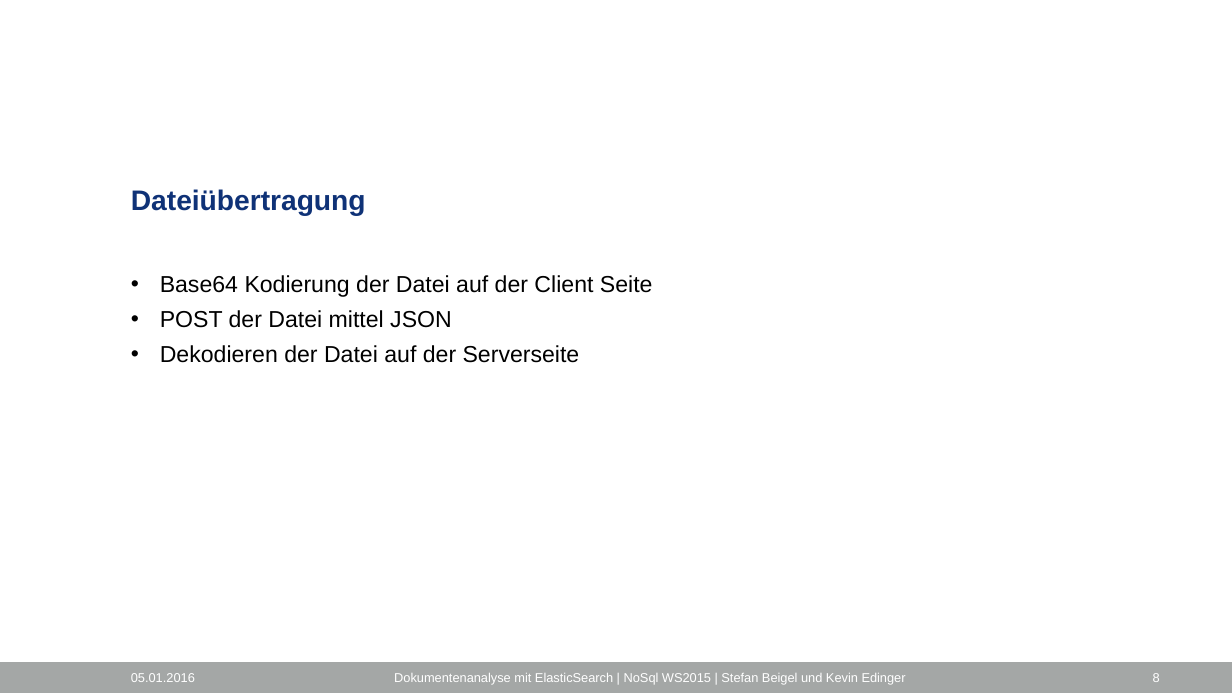
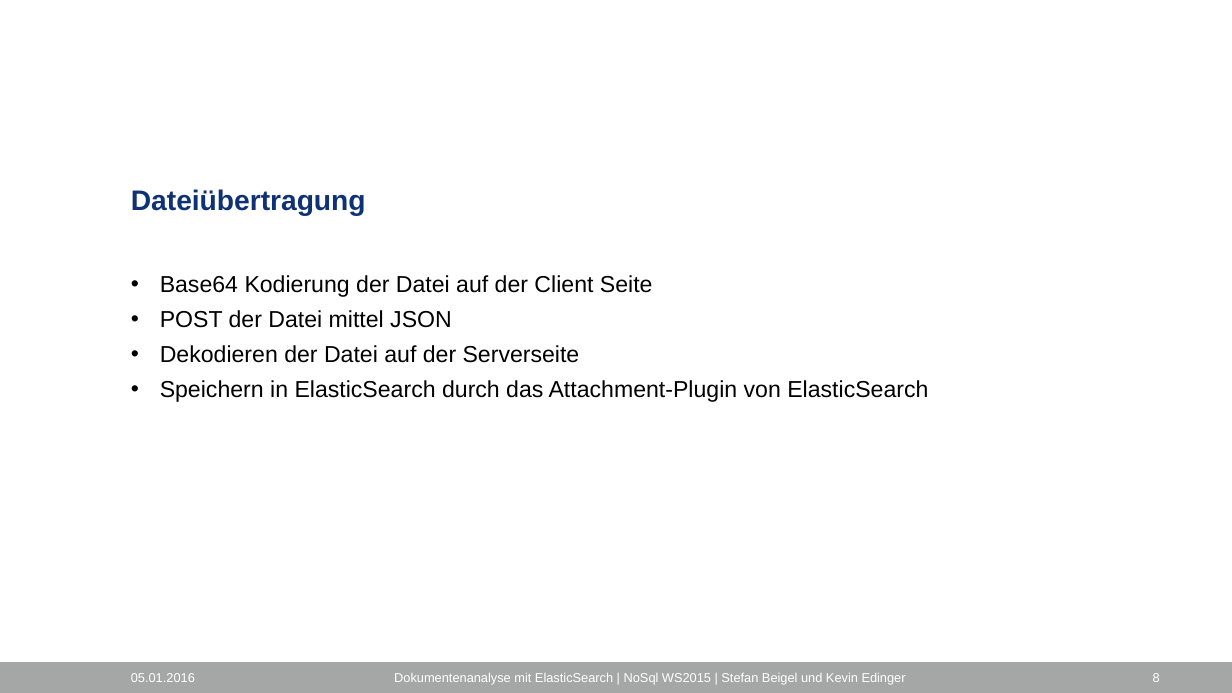
Before and after one commit to stefan0001/hochschule_nosql, a slide deck: slide 8 of presentation.pptx. Drawn at 1232x693 pixels with LibreOffice and Linux fonts; fonts in the diff are those of the drawing; background and template pictures are left out. Boxes give left, top, right and bottom in pixels: in the first picture for what was removed or moved away, otherwise in the second. Text is boxed around its words. In the diff, an @@ line names an element or a change of style, - is before the commit and + after.

```diff
--- a/presentation.pptx
+++ b/presentation.pptx
@@ text at [160, 380, 928, 402]: paragraph added @@
+• Speichern in ElasticSearch durch das Attachment-Plugin von ElasticSearch
```
Also in this commit, not shown: 2 other slides changed, 1 slide added, 5 other files.
